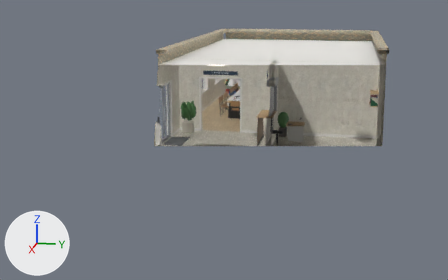
Renders of the glTF model assets/models/env/second_ai/us_clubhouse.glb from each side of a commit.
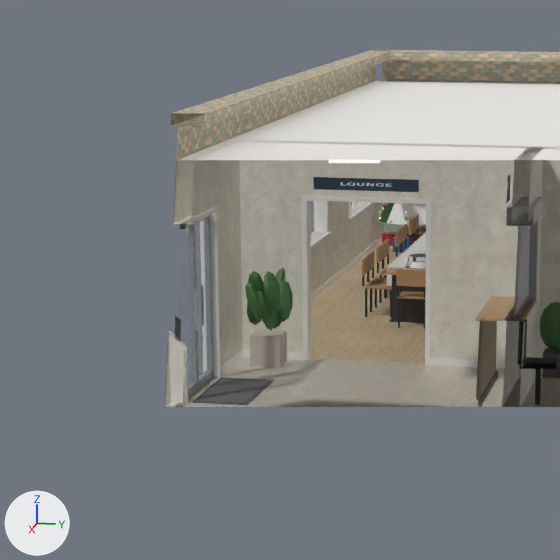
There are two pictures of each version: one whole from a camera (50 mm lens) standing at (23.15, 2.75, 5.67) and looking at (0.76, -1.73, 0.07), one close up on the part from 22% to 63% of the width and 4% to 70% of the height. Lighting does not change. The marker at lower left points along +X, +Y and +Z. The first two pictures are the older version. Everything nearer to the camera than a plane just in front of the edit is cut away. Where no turn or scale is listed for an object, it has been applied to the vertices.

Objects in the first close-up: 'WALL_S_ext', 'WALL_S_glass', 'WALL_S_trim', 'WALL_S_wall', 'WALL_W_ext', 'WALL_fo_wall', 'WALL_lf_trim', 'WALL_lf_wall', 'ucl_ceiling', 'ucl_tile', 'ucl_vc', 'ucl_wood' and 18 more.
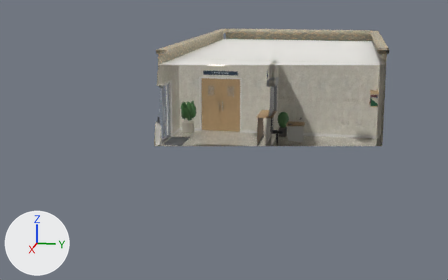
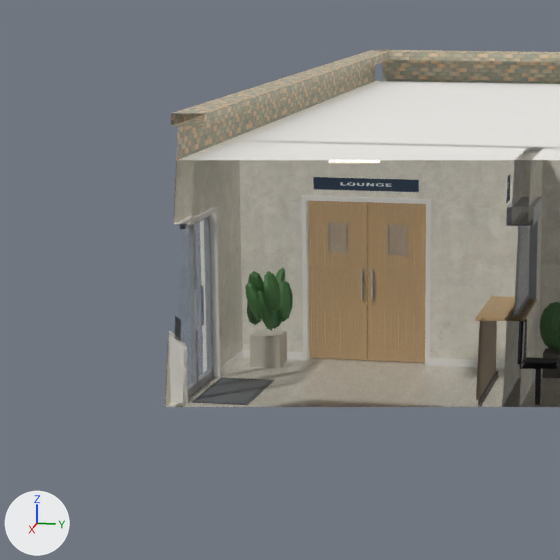
Location of each change, (x1, y1, x2, y2) in pixels of the close-ups (560 x 560 px):
```json
{"object": "LOUNGE_DOOR_ucl_oak", "change": "added", "after": [309, 201, 426, 363]}
{"object": "LOUNGE_DOOR_ucl_glass", "change": "added", "after": [329, 223, 406, 255]}
{"object": "LOUNGE_DOOR_ucl_vcm", "change": "added", "after": [328, 221, 406, 299]}
```

The change, as JSON lines over the scene's bpy script:
```json
{"op": "add", "block": "me_lounge_door_ucl_vcm", "code": ["me_lounge_door_ucl_vcm = bpy.data.meshes.new('LOUNGE_DOOR_ucl_vcm')", "me_lounge_door_ucl_vcm.from_pydata(...)  # 128 vertices, 192 faces; spans x -1.06..-0.94, y -2.721..-1.679, z 0.85..1.88", "me_lounge_door_ucl_vcm.materials.append(mat_ucl_vcm)"]}
{"op": "add", "block": "me_lounge_door_ucl_oak", "code": ["me_lounge_door_ucl_oak = bpy.data.meshes.new('LOUNGE_DOOR_ucl_oak')", "me_lounge_door_ucl_oak.from_pydata(...)  # a box spanning x -1.02..-0.98, y -2.2..-1.41, z 0.01..2.14; a box spanning x -1.02..-0.98, y -2.99..-2.2, z 0.01..2.14", "me_lounge_door_ucl_oak.materials.append(mat_ucl_oak)"]}
{"op": "add", "block": "me_lounge_door_ucl_glass", "code": ["me_lounge_door_ucl_glass = bpy.data.meshes.new('LOUNGE_DOOR_ucl_glass')", "me_lounge_door_ucl_glass.from_pydata(...)  # 16 vertices, 8 faces; spans x -1.023..-0.976, y -2.717..-1.683, z 1.45..1.85", "me_lounge_door_ucl_glass.materials.append(mat_ucl_glass)  # blue #a9bccb"]}
{"op": "add", "block": "ob_lounge_door_ucl_vcm", "code": ["ob_lounge_door_ucl_vcm = bpy.data.objects.new('LOUNGE_DOOR_ucl_vcm', me_lounge_door_ucl_vcm)", "ob_lounge_door_ucl_vcm.location = (0.0, 0.0, 0.0)"]}
{"op": "add", "block": "ob_lounge_door_ucl_oak", "code": ["ob_lounge_door_ucl_oak = bpy.data.objects.new('LOUNGE_DOOR_ucl_oak', me_lounge_door_ucl_oak)", "ob_lounge_door_ucl_oak.location = (0.0, 0.0, 0.0)"]}
{"op": "add", "block": "ob_lounge_door_ucl_glass", "code": ["ob_lounge_door_ucl_glass = bpy.data.objects.new('LOUNGE_DOOR_ucl_glass', me_lounge_door_ucl_glass)", "ob_lounge_door_ucl_glass.location = (0.0, 0.0, 0.0)"]}
```
